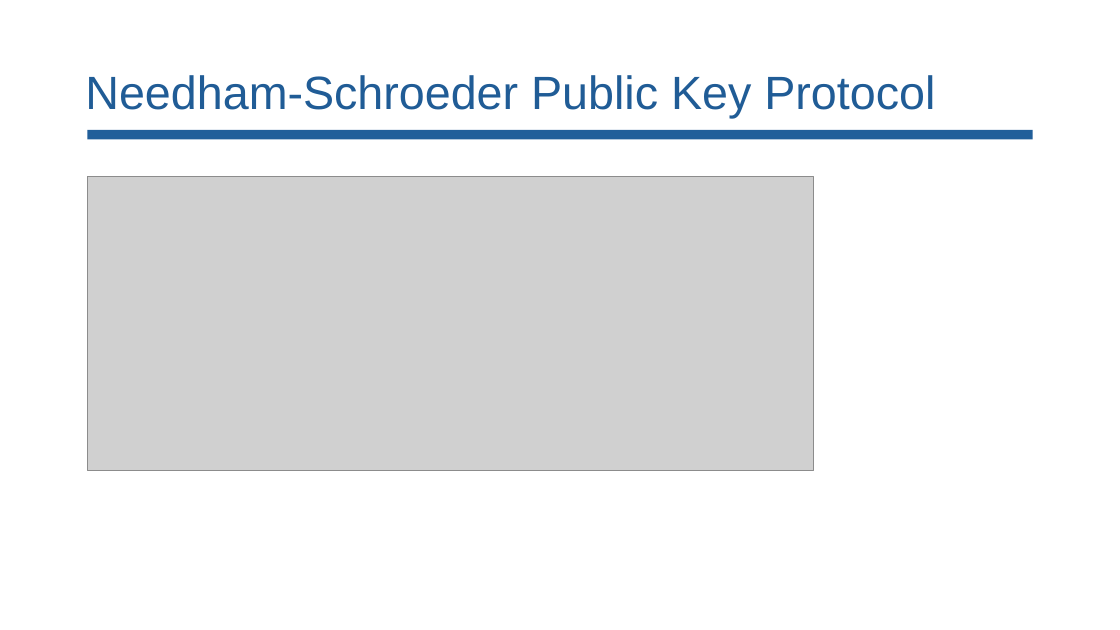
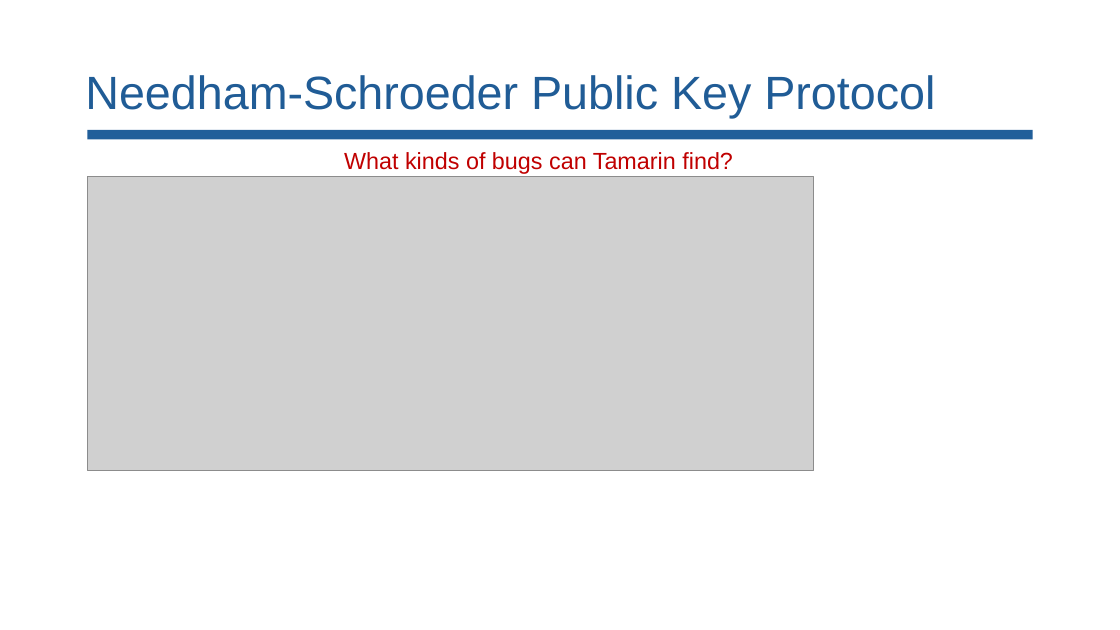
Before and after one commit to lorchrob/comp_slides, a slide deck: slide 64 of comp.pptx. Drawn at 1120x630 pixels with LibreOffice and Linux fonts; fonts in the diff are those of the drawing; grey boxes stand for pictures. Boxes give left, top, right and bottom in pixels: in the first picture for what was removed or moved away, otherwise in the second. Text is boxed around its words. In the diff, an @@ line names an element or a change of style, - is before the commit and + after.

```diff
--- a/comp.pptx
+++ b/comp.pptx
@@ text added at <box>344,152,733,174</box>, 20 pt, text #C00000 @@
+What kinds of bugs can Tamarin find?
```
Also in this commit, not shown: 12 other slides changed, 2 slides added.
